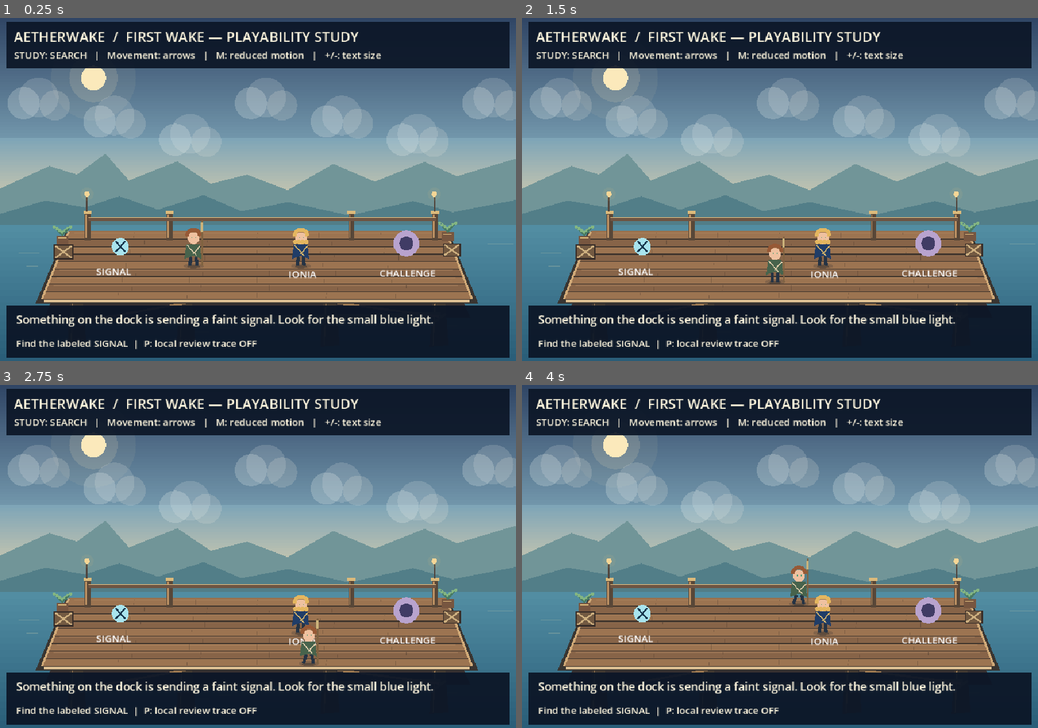
Above: before the commit, frames 1-4 (two rows, left to right).
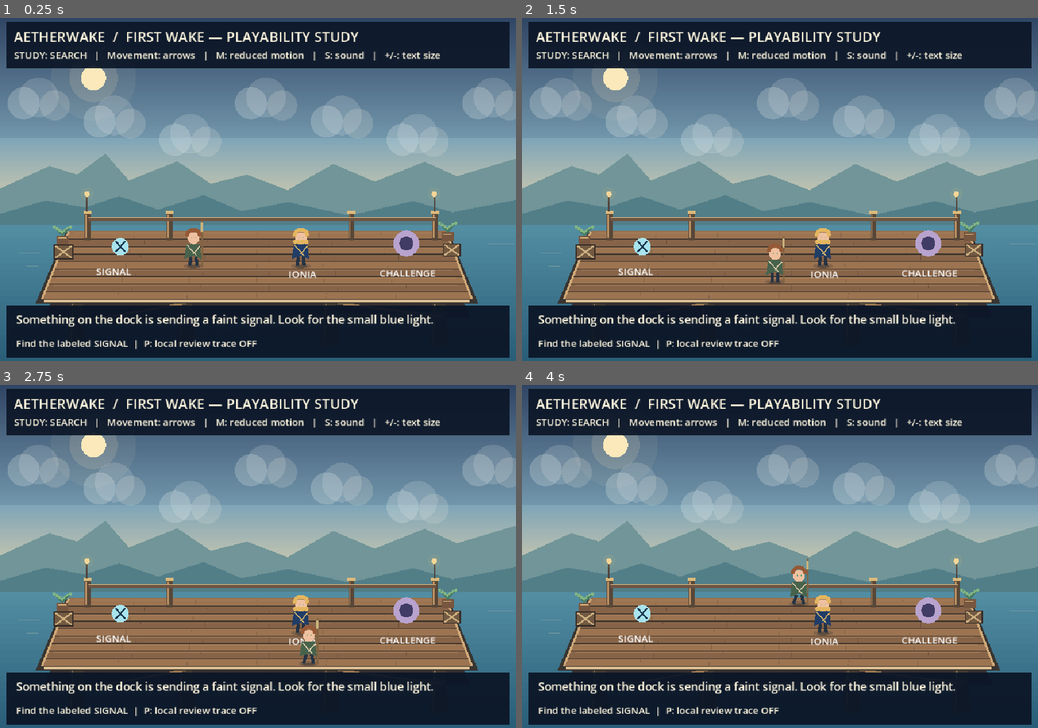
Above: after the commit, the same moments.

Repository: ndrorchestration/ToSailaStarrySky-jrpg
Game: Godot game, scene res://scenes/vertical_slice_review.tscn
Same seed, same stepped clock (60 frames per second), same inputs: the game is played once before the commit and once after it. This scene is started directly instead of the project's main scene.
Inputs:
- Up to frame 1 (0.25 s): no input
- Up to frame 2 (1.5 s): tap Enter at 0.5 s; hold Right (ui_right) 0.53-1.28 s; tap 1 (aetherwake_choice_primary) at 0.6 s; hold Down (ui_down) from 1.28 s (still down); tap 2 (aetherwake_choice_secondary) at 1.35 s
- Up to frame 3 (2.75 s): tap Space at 2 s; release Down (ui_down) at 2.03 s; hold Right (ui_right) from 2.03 s (still down); tap E (aetherwake_interact) at 2.1 s
- Up to frame 4 (4 s): release Right (ui_right) at 2.78 s; hold Up (ui_up) 2.78-3.53 s; tap R at 2.85 s; hold Left (ui_left) from 3.53 s (still down); tap V at 3.6 s

The runs differ from the first frame. In frame 1, 0.3% of the frame differs, in the area x 62-86%, y 9-13%; in frame 2, 0.3%; in frame 3, 0.3%; in frame 4, 0.3%.

Commit message:
feat(godot): play original signal call-and-answer with mute-safe visuals

Diff:
--- a/godot/scripts/vertical_slice_review.gd
+++ b/godot/scripts/vertical_slice_review.gd
@@ -8,6 +8,7 @@
 const Encounter = preload("res://scripts/vertical_slice_encounter.gd")
 const PromptModel = preload("res://scripts/vertical_slice_prompt_model.gd")
 const InputPolicy = preload("res://scripts/vertical_slice_input_policy.gd")
+const SignalAudio = preload("res://scripts/vertical_slice_signal_audio.gd")
 const DECK_BOUNDS = Rect2(Vector2(110, 404), Vector2(740, 118))
 const SIGNAL_POINT = Vector2(224, 465)
 const IONIA_POINT = Vector2(560, 465)
@@ -26,6 +27,8 @@
 var reduced_motion: bool = true
 var text_size: int = 21
 var trace_opt_in: bool = false
+var audio_enabled: bool = true
+var signal_audio_player: AudioStreamPlayer
 var trace_events: Array[Dictionary] = []
 var _story_message: String = "Something on the dock is sending a faint signal. Look for the small blue light."
 
@@ -56,6 +59,11 @@
     ionia.walking_bounds = DECK_BOUNDS
     ionia.position = IONIA_POINT
     actors.add_child(ionia)
+
+    signal_audio_player = AudioStreamPlayer.new()
+    signal_audio_player.name = "OriginalSignalAudioReviewOnly"
+    signal_audio_player.volume_db = -8.0
+    add_child(signal_audio_player)
 
     var ui := CanvasLayer.new()
     ui.name = "AccessibleReviewUI"
@@ -112,6 +120,7 @@
     stage = "meet"
     _story_message = "A broken signal repeats two notes. Ionia might know who is waiting for an answer."
     _record("clue_discovered")
+    _play_signal_audio(SignalAudio.make_question())
     _refresh_ui()
     return true
 
@@ -179,6 +188,7 @@
     else:
         _story_message = "The beacon shines again. A distant vessel sends a grateful reply."
     _record("payoff_reached")
+    _play_signal_audio(SignalAudio.make_answer())
     _refresh_ui()
     queue_redraw()
     return true
@@ -213,6 +223,10 @@
     if event.keycode == KEY_M:
         reduced_motion = not reduced_motion
         queue_redraw()
+    elif event.keycode == KEY_S:
+        audio_enabled = not audio_enabled
+        if not audio_enabled and signal_audio_player != null:
+            signal_audio_player.stop()
     elif event.keycode == KEY_P:
         trace_opt_in = not trace_opt_in
         if not trace_opt_in:
@@ -248,7 +262,7 @@
 func _refresh_ui() -> void:
     if stage_label == null:
         return
-    stage_label.text = "STUDY: " + stage.to_upper() + "   |   Movement: arrows   |   M: reduced motion   |   +/-: text size"
+    stage_label.text = "STUDY: " + stage.to_upper() + "   |   Movement: arrows   |   M: reduced motion   |   S: sound   |   +/-: text size"
     story.text = _story_message
     if stage == "choose":
         hint.text = "1: Help the crew   |   2: Repair the beacon   |   Esc: later"
@@ -259,6 +273,12 @@
     else:
         hint.text = context_prompt_text() + "  |  P: local review trace %s" % ("ON" if trace_opt_in else "OFF")
 
+func _play_signal_audio(stream: AudioStreamWAV) -> void:
+    if not audio_enabled or signal_audio_player == null:
+        return
+    signal_audio_player.stream = stream
+    signal_audio_player.play()
+
 func _record(event_name: String) -> void:
     if trace_opt_in:
         trace_events.append({"event": event_name, "seconds": snappedf(elapsed_seconds, 0.1)})
